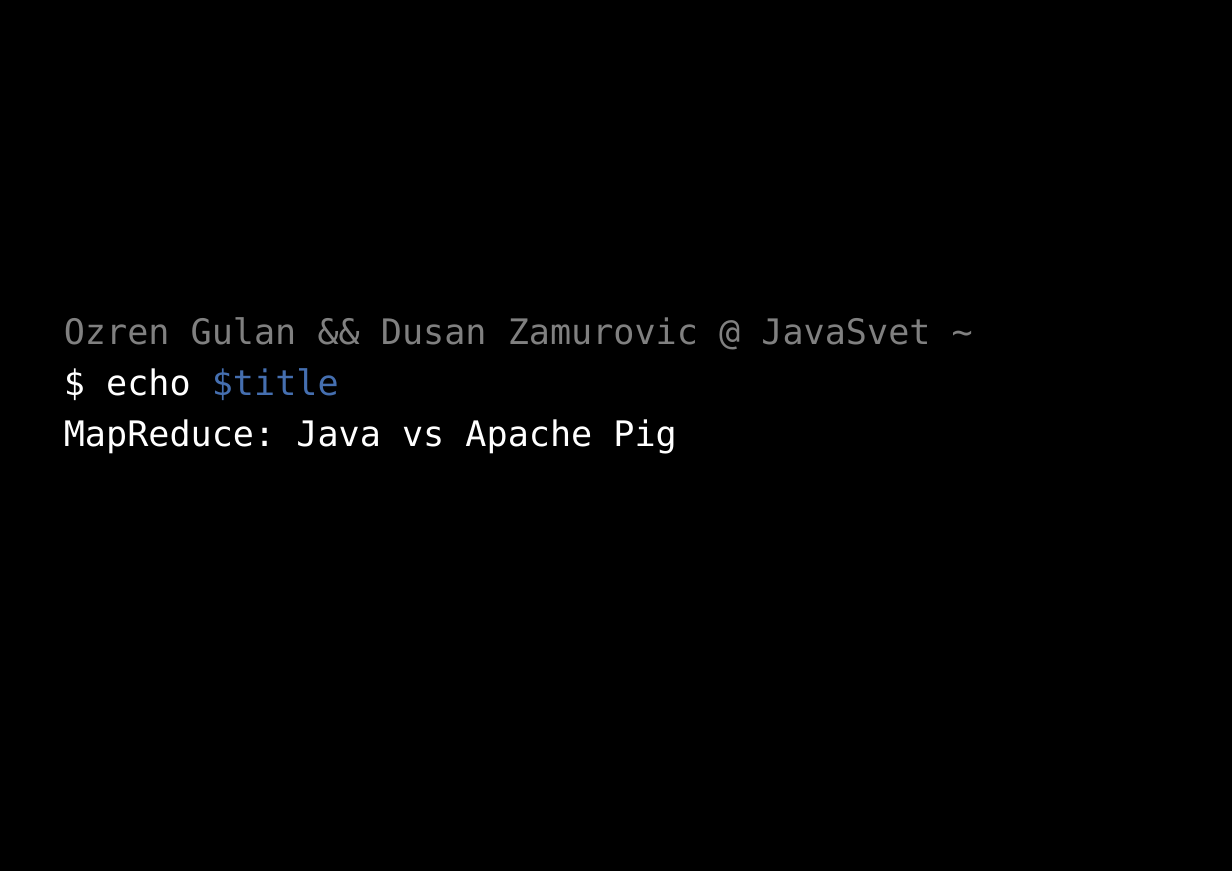
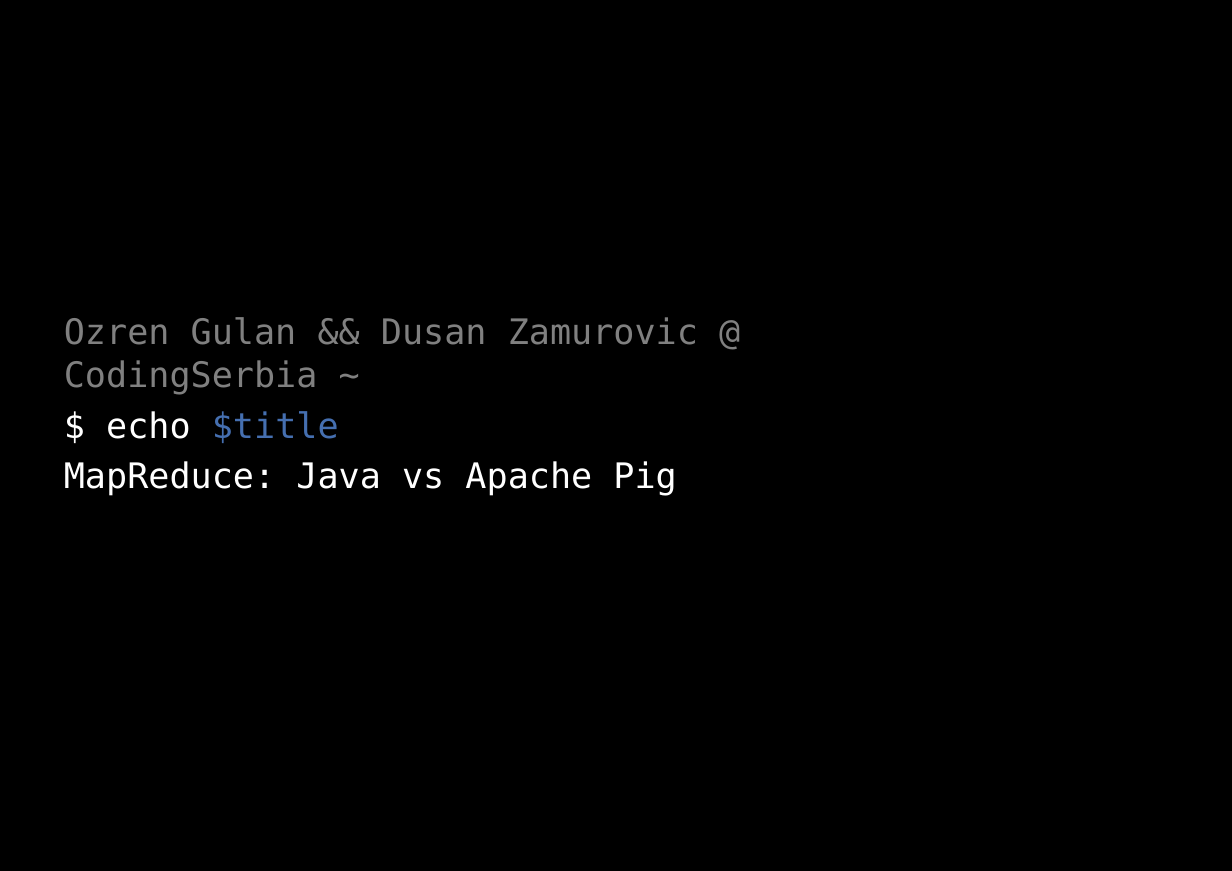
Before and after one commit to dzamurovic/coding-serbia-2014, a slide deck: slide 1 of coding-serbia.pptx. Drawn at 1232x871 pixels with LibreOffice and Linux fonts; fonts in the diff are those of the drawing; background and template pictures are left out. Boxes give left, top, right and bottom in pixels: in the first picture for what was removed or moved away, otherwise in the second. Text is boxed around its words. In the diff, an @@ line names an element or a change of style, - is before the commit and + after.

Commit message:
Modified presentation.

```diff
--- a/coding-serbia.pptx
+++ b/coding-serbia.pptx
@@ subtitle at (64,317,698,395): text changed @@
-Ozren Gulan && Dusan Zamurovic @ JavaSvet ~
+Ozren Gulan && Dusan Zamurovic @ CodingSerbia ~
```
Also in this commit, not shown: 7 other slides changed.
